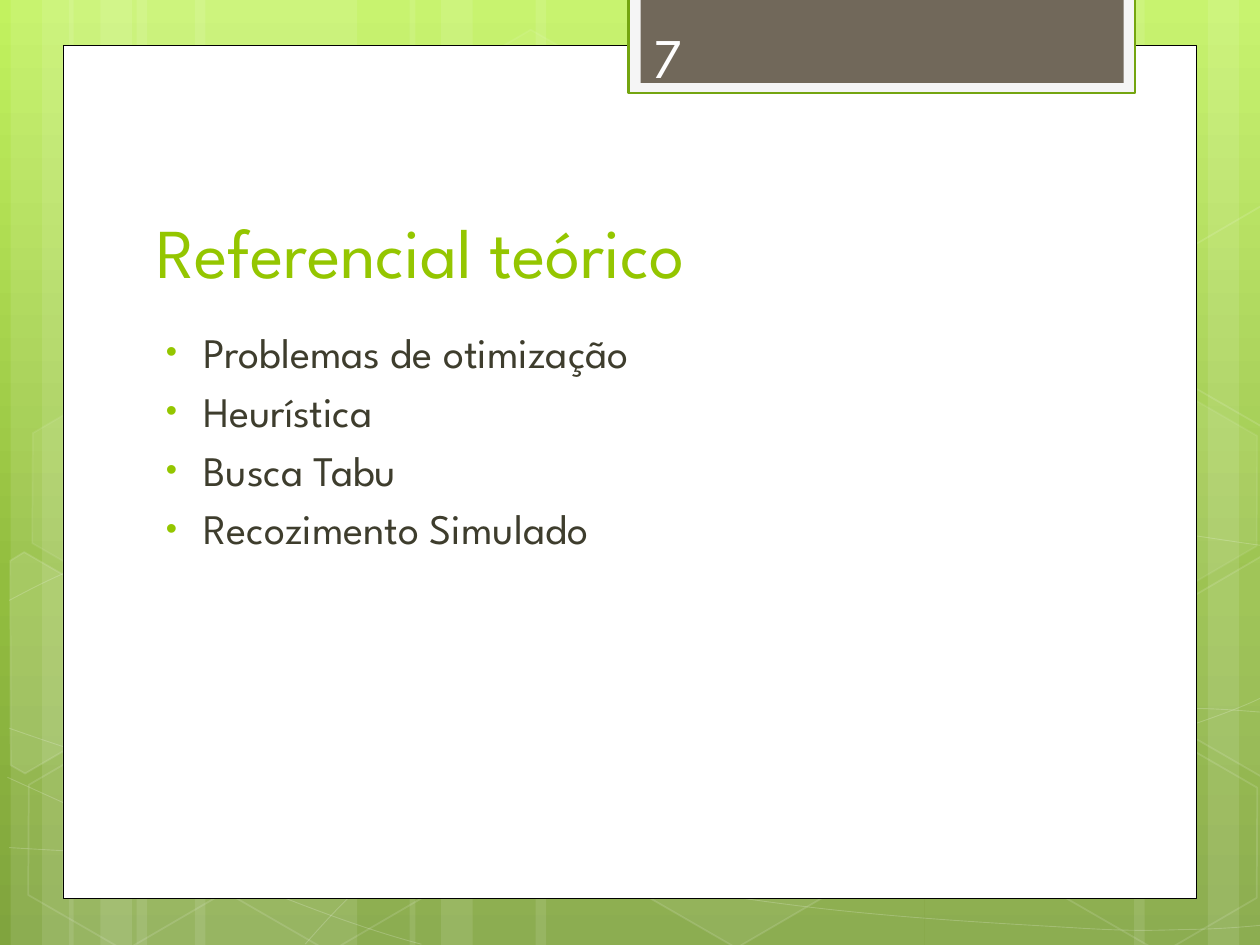
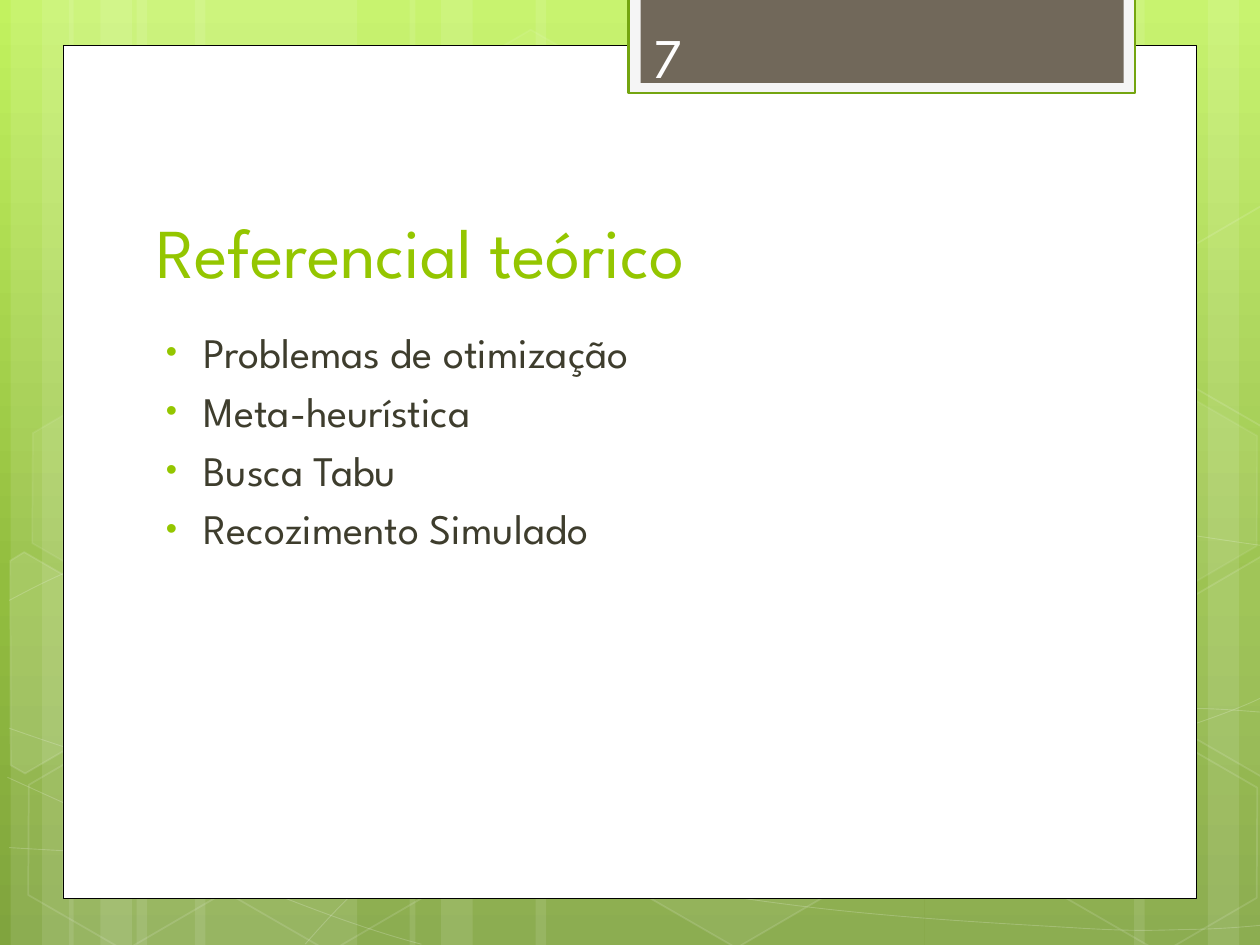
Before and after one commit to alexandregme/tcc2, a slide deck: slide 7 of Apresentação.pptx. Drawn at 1260x945 pixels with LibreOffice and Linux fonts; fonts in the diff are those of the drawing. Boxes give left, top, right and bottom in pixels: in the first picture for what was removed or moved away, otherwise in the second. Text is boxed around its words. In the diff, an @@ line names an element or a change of style, - is before the commit and + after.

```diff
--- a/Apresentação.pptx
+++ b/Apresentação.pptx
@@ text at (204,398,471,428): text changed @@
-• Heurística
+• Meta-heurística
```
Also in this commit, not shown: 6 other slides changed, 5 other files.
